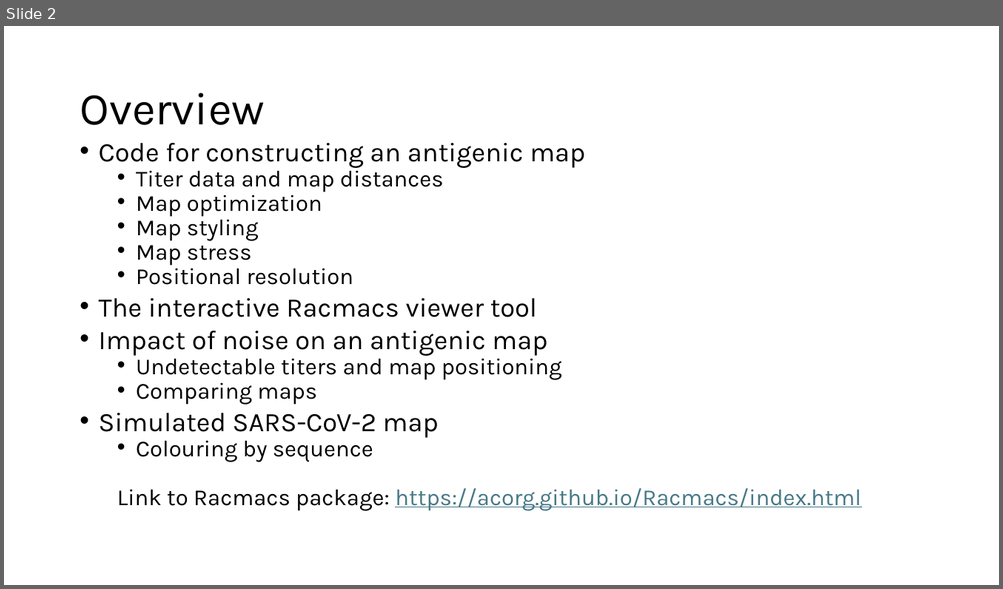
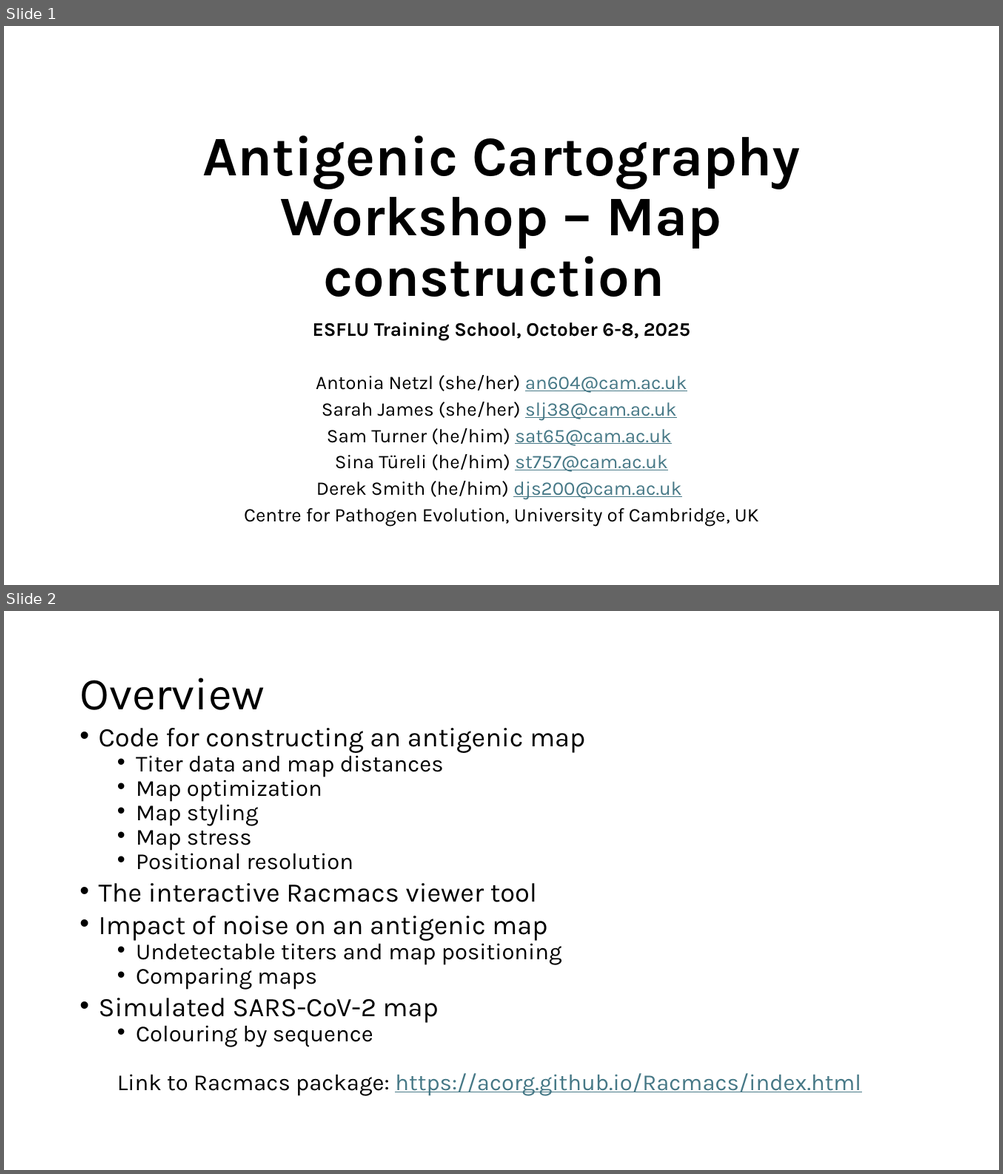
Before and after one commit to acorg/ESFLU_antigenic_cartography_training_school_2025, a slide deck: slides/01_map_construction.pptx. Shown one above the other, each under a label of ours: slide 2 before the commit, slides 1 and 2 after it. The pictures are 1003x589 and 1003x1174 pixels, drawn with LibreOffice and Linux fonts; fonts in the diff are those of the drawing. Boxes give left, top, right and bottom in pixels: in the first picture for what was removed or moved away, otherwise in the second. Text is boxed around its words. In the diff, an @@ line names an element or a change of style, - is before the commit and + after.

```diff
--- a/slides/01_map_construction.pptx
+++ b/slides/01_map_construction.pptx
@@ slide 1 added at [4,26,999,585], background #FFFFFF @@
@@ title added at [202,136,800,297], 54 pt, text #000000, bold @@
+Antigenic Cartography Workshop – Map construction
@@ subtitle added at [244,322,759,527], 18.6 pt, text #000000 @@
+ESFLU Training School, October 6-8, 2025
+Antonia Netzl (she/her) an604@cam.ac.uk
+Sarah James (she/her) slj38@cam.ac.uk
+Sam Turner (he/him) sat65@cam.ac.uk
+Sina Türeli (he/him) st757@cam.ac.uk
+Derek Smith (he/him) djs200@cam.ac.uk
+Centre for Pathogen Evolution, University of Cambridge, UK
```
Also in this commit, not shown: 1 slide changed, 1 slide removed, 2 other files.
